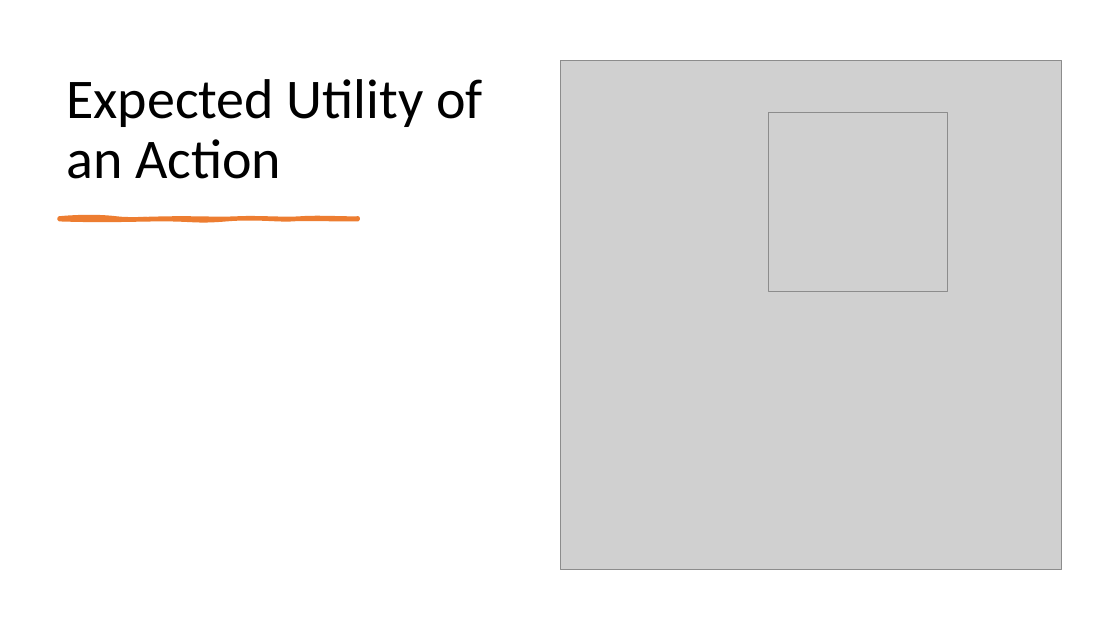
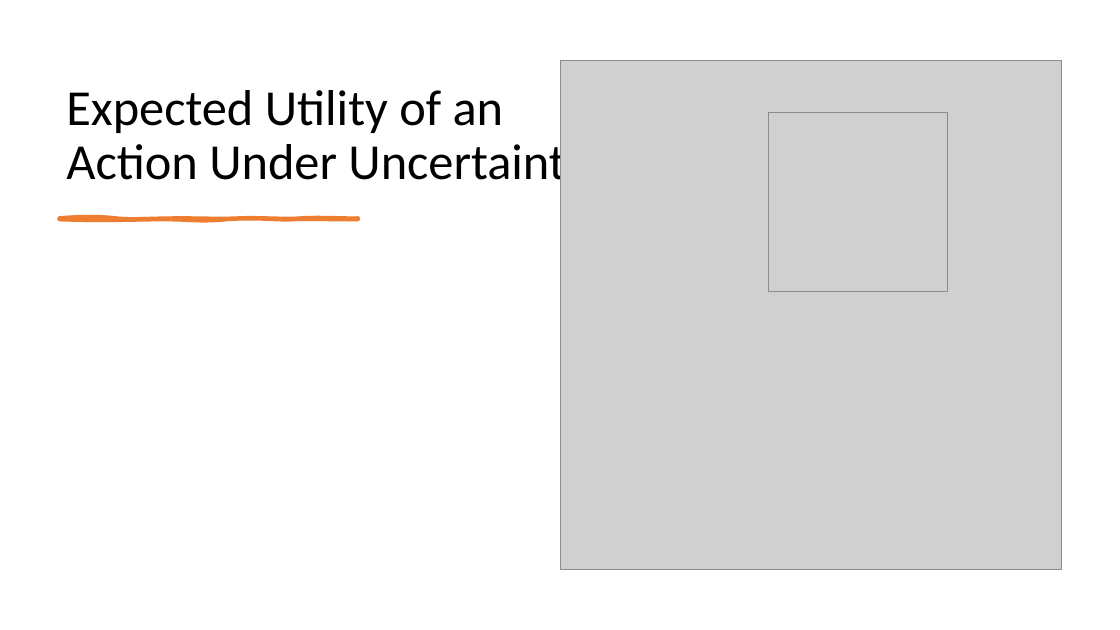
Before and after one commit to mhahsler/CS7320-AI, a slide deck: slide 5 of slides/16_decision_making.pptx. Drawn at 1120x630 pixels with LibreOffice and Linux fonts; fonts in the diff are those of the drawing; grey boxes stand for pictures. Boxes give left, top, right and bottom in pixels: in the first picture for what was removed or moved away, otherwise in the second. Text is boxed around its words. In the diff, an @@ line names an element or a change of style, - is before the commit and + after.

```diff
--- a/slides/16_decision_making.pptx
+++ b/slides/16_decision_making.pptx
@@ title at bbox=[66, 90, 588, 191]: text changed; size 48 to 43.2 pt @@
-Expected Utility of an Action
+Expected Utility of an Action Under Uncertainty
```
Also in this commit, not shown: 9 other slides changed, 1 other file.
